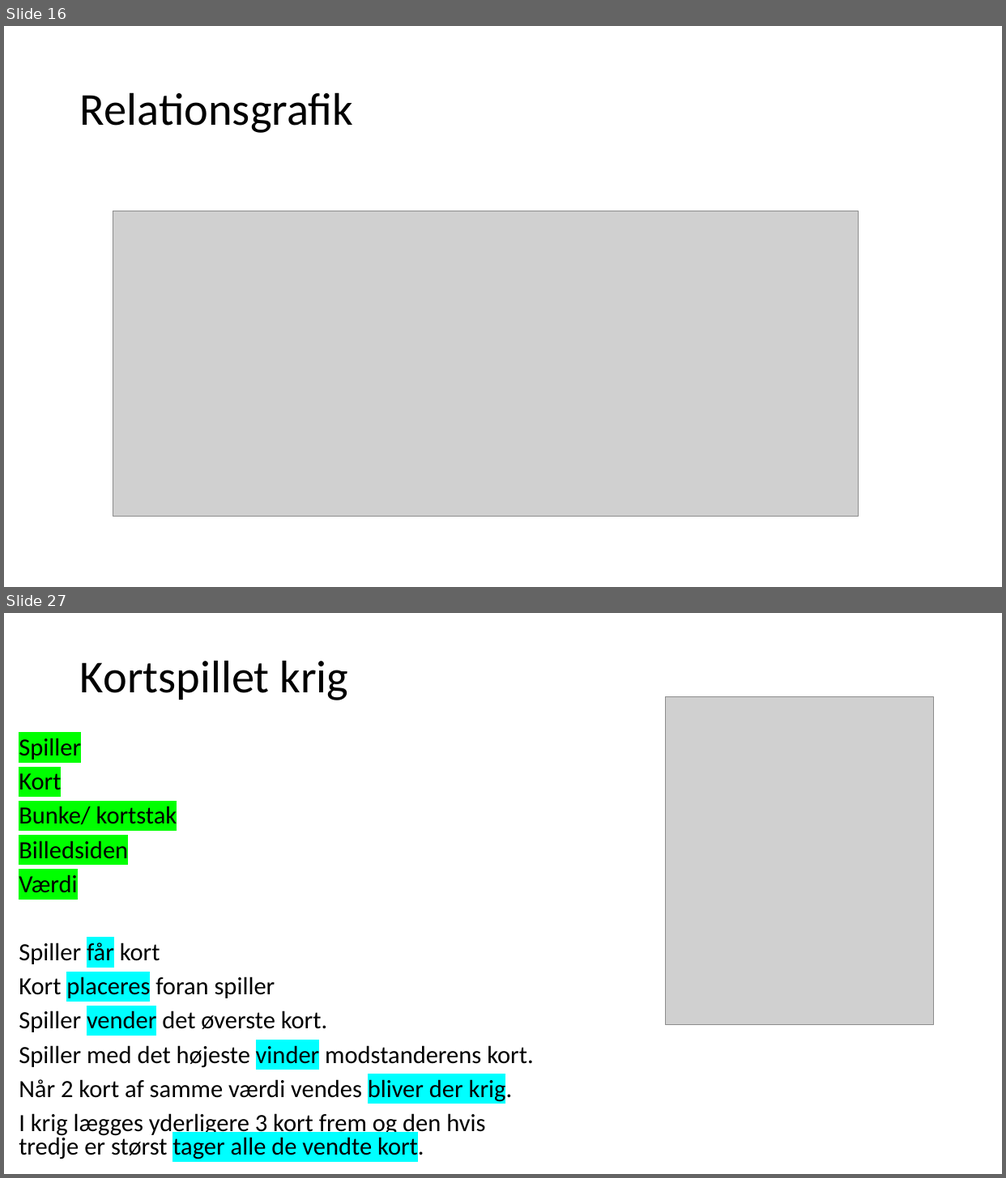
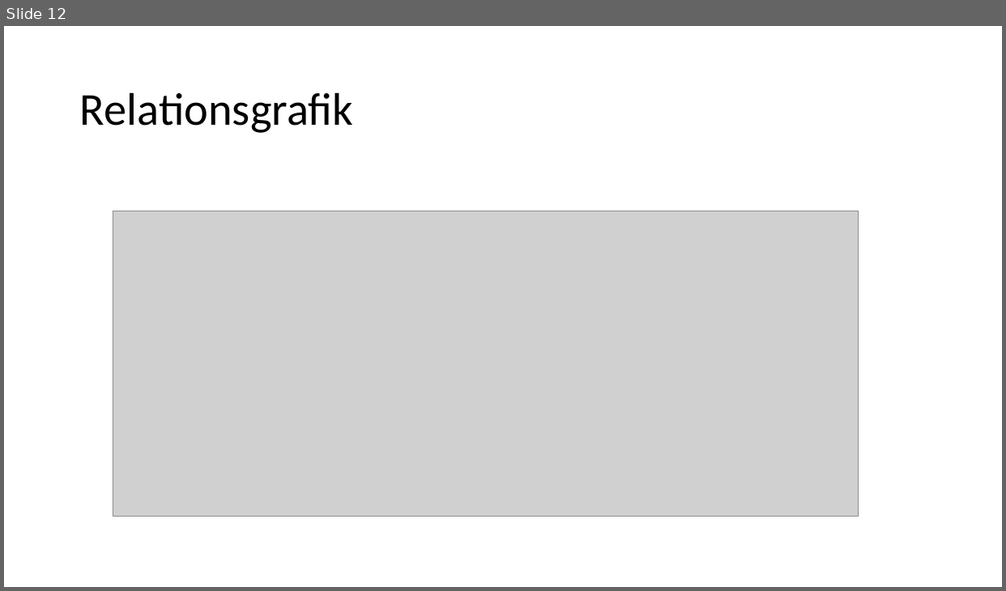
Before and after one commit to fisterloegsovs/pop22, a slide deck: lectures/13.1-3/lecture13.2.pptx. Shown one above the other, each under a label of ours: slides 16 and 27 before the commit, slide 12 after it; the slides between them are not shown. The pictures are 1006x1178 and 1006x591 pixels, drawn with LibreOffice and Linux fonts; fonts in the diff are those of the drawing; grey boxes stand for pictures. Boxes give left, top, right and bottom in pixels: in the first picture for what was removed or moved away, otherwise in the second. Text is boxed around its words. In the diff, an @@ line names an element or a change of style, - is before the commit and + after.

```diff
--- a/lectures/13.1-3/lecture13.2.pptx
+++ b/lectures/13.1-3/lecture13.2.pptx
@@ slide 27 removed at [4, 613, 1002, 1174], background #FFFFFF @@
@@ title removed at [80, 660, 349, 700] @@
-Kortspillet krig
@@ picture removed at [666, 697, 934, 1024] @@
@@ text removed at [19, 738, 533, 1161] @@
-Spiller
-Kort
-Bunke/ kortstak
-Billedsiden
-Værdi
-Spiller får kort
-Kort placeres foran spiller
-Spiller vender det øverste kort.
-Spiller med det højeste vinder modstanderens kort.
-Når 2 kort af samme værdi vendes bliver der krig.
-I krig lægges yderligere 3 kort frem og den hvis tredje er størst tager alle de vendte kort.
@@ what was slide 16 is now slide 12 @@
```
Also in this commit, not shown: 3 slides changed, 1 slide added, 13 other slides removed, 3 other files.
